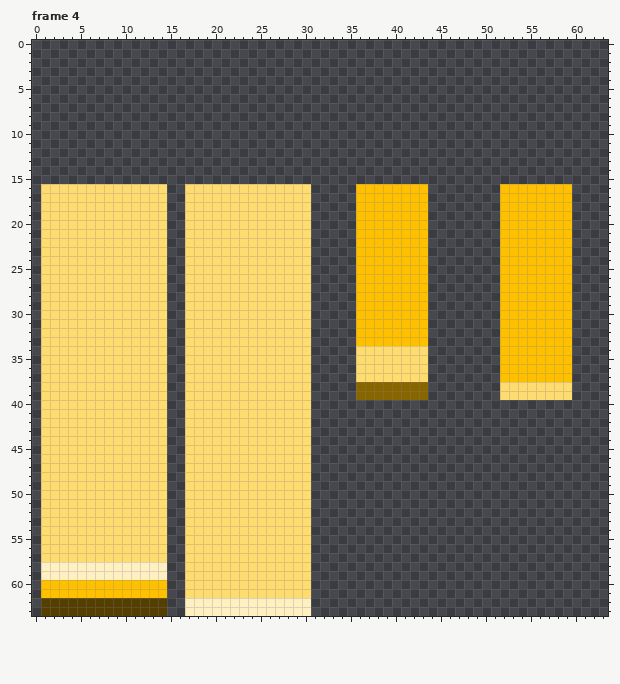
Two versions of one pixel-art file, data/piano64.aseprite. The picture above is the old version.
64x64 pixels, 7 frames. Shown: frame 4. The commit also changed other frames, which this record leaves out.
Now the later version:
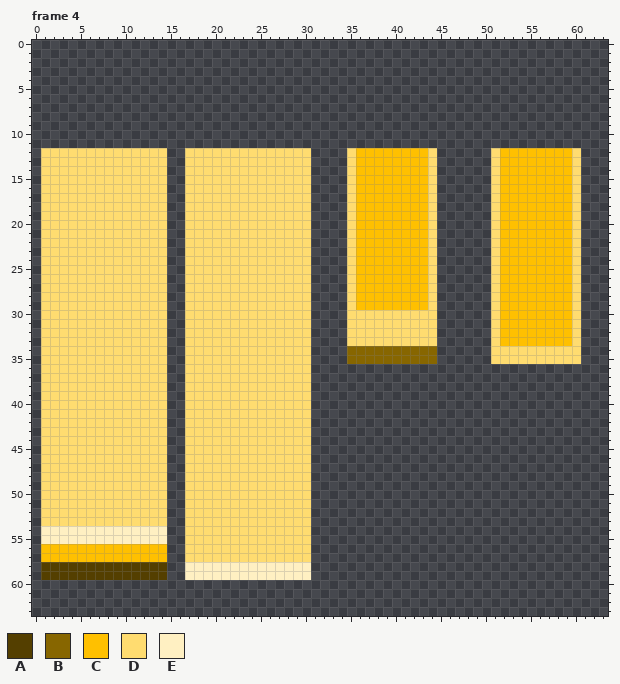
Palette (. is transparent): A #543f00  B #876600  C #ffc000  D #ffdc70  E #fff0c2
Difference:
Changed rows in their new state; - is an unchanged pixel.
Frame 4:
first column x 1:
12 DDDDDDDDDDDDDD--DDDDDDDDDDDDDD----DCCCCCCCCD------DCCCCCCCCD
13 DDDDDDDDDDDDDD--DDDDDDDDDDDDDD----DCCCCCCCCD------DCCCCCCCCD
14 DDDDDDDDDDDDDD--DDDDDDDDDDDDDD----DCCCCCCCCD------DCCCCCCCCD
15 DDDDDDDDDDDDDD--DDDDDDDDDDDDDD----DCCCCCCCCD------DCCCCCCCCD
16 ----------------------------------D--------D------D--------D
17 ----------------------------------D--------D------D--------D
18 ----------------------------------D--------D------D--------D
19 ----------------------------------D--------D------D--------D
20 ----------------------------------D--------D------D--------D
21 ----------------------------------D--------D------D--------D
22 ----------------------------------D--------D------D--------D
23 ----------------------------------D--------D------D--------D
24 ----------------------------------D--------D------D--------D
25 ----------------------------------D--------D------D--------D
26 ----------------------------------D--------D------D--------D
27 ----------------------------------D--------D------D--------D
28 ----------------------------------D--------D------D--------D
29 ----------------------------------D--------D------D--------D
30 ----------------------------------DDDDDDDDDD------D--------D
31 ----------------------------------DDDDDDDDDD------D--------D
32 ----------------------------------DDDDDDDDDD------D--------D
33 ----------------------------------DDDDDDDDDD------D--------D
34 ----------------------------------BBBBBBBBBB------DDDDDDDDDD
35 ----------------------------------BBBBBBBBBB------DDDDDDDDDD
36 -----------------------------------........--------........-
37 -----------------------------------........--------........-
38 -----------------------------------........--------........-
39 -----------------------------------........--------........-
first column x 1:
54 EEEEEEEEEEEEEE----------------
55 EEEEEEEEEEEEEE----------------
56 CCCCCCCCCCCCCC----------------
57 CCCCCCCCCCCCCC----------------
58 AAAAAAAAAAAAAA--EEEEEEEEEEEEEE
59 AAAAAAAAAAAAAA--EEEEEEEEEEEEEE
60 ..............--..............
61 ..............--..............
62 ..............--..............
63 ..............--..............
Changed places in both pictures, as pixel boxes (x1, y1, x2, y2):
changed: (41, 148, 437, 400)
changed: (491, 148, 581, 400)
changed: (41, 526, 311, 616)
